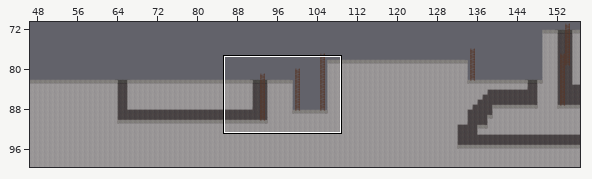
Tiled map (JSON): assets/maps/map_0.json. Above, an overview of the earlier version with the close-up marked.
Close-up. The starting point:
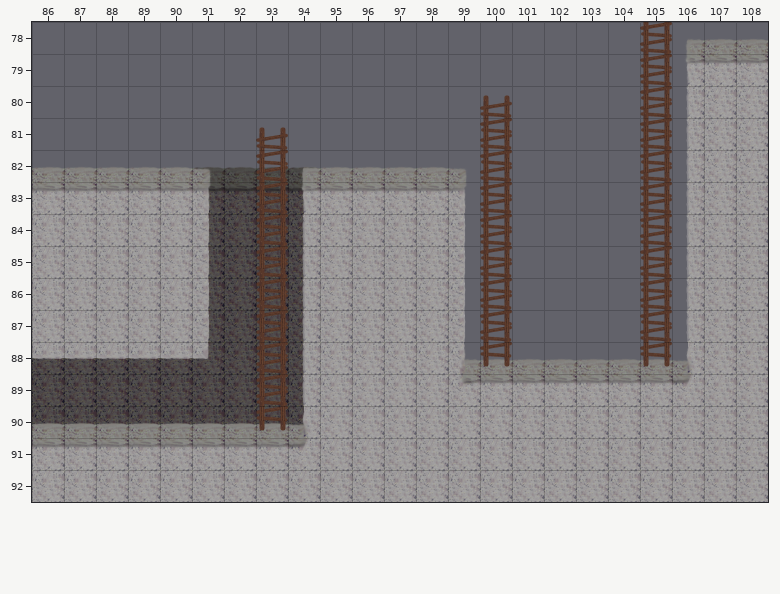
Cells are 64x64 px. Shown: x 86..108, y 78..92.
After the commit:
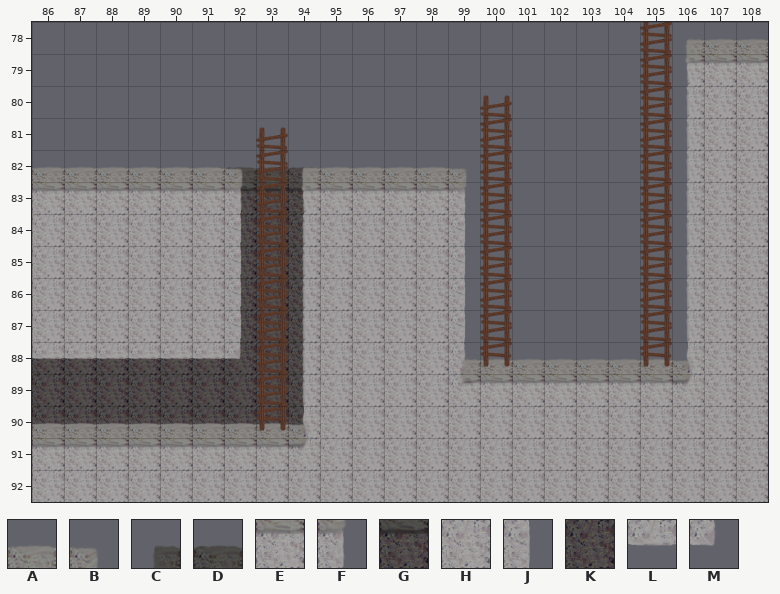
Key: from "vindicta_platforms": A 13, B 14, C 18, D 19, E 24, F 25, G 30, H 46, J 47, K 52, L 57, M 58.
_ is an empty cell, # one hidden under a higher layer, . an unchanged one.
The edit:
--- layer "Grotte"
@@ x 91..91 @@
-82 D
-83 G
-84 K
-85 K
-86 K
-87 K
+82 C
+83 #
+84 #
+85 #
+86 #
+87 #
--- layer "Platforms"
@@ x 91..92 @@
-82 B_
-83 F_
-84 J_
-85 J_
-86 J_
-87 J_
-88 M_
+82 AB
+83 EF
+84 HJ
+85 HJ
+86 HJ
+87 HJ
+88 LM
